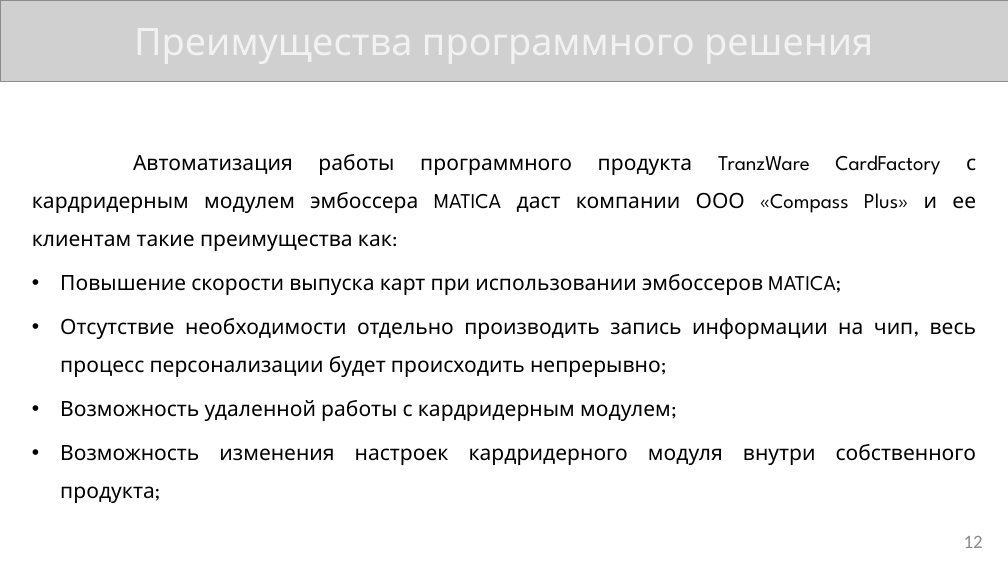
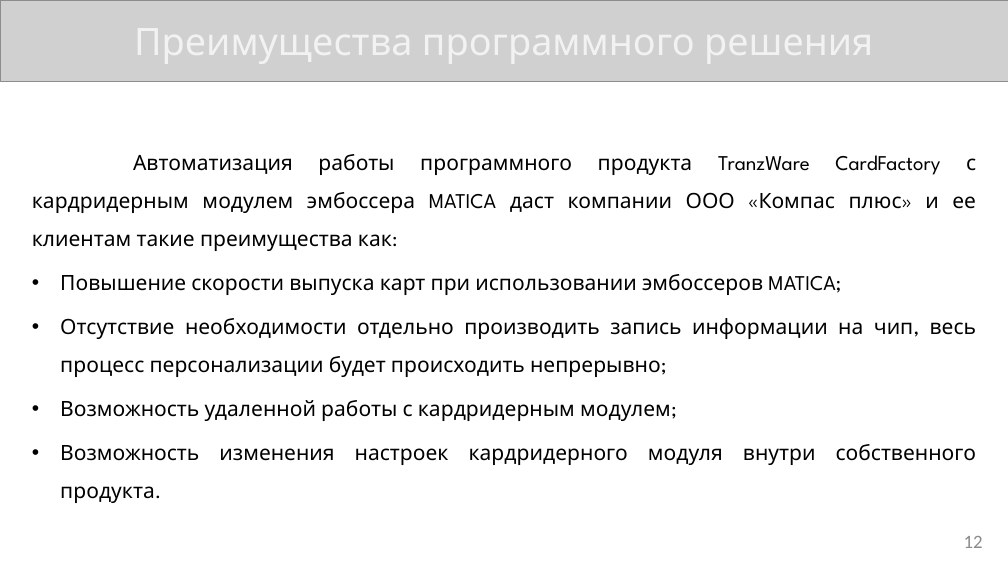
Before and after one commit to KonstantinShemyakin/Diplom, a slide deck: slide 12 of Presentation/NMSTU_Presentation.pptx. Drawn at 1008x567 pixels with LibreOffice and Linux fonts; fonts in the diff are those of the drawing; grey boxes stand for pictures. Boxes give left, top, right and bottom in pixels: in the first picture for what was removed or moved away, otherwise in the second. Text is boxed around its words. In the diff, an @@ line names an element or a change of style, - is before the commit and + after.

```diff
--- a/Presentation/NMSTU_Presentation.pptx
+++ b/Presentation/NMSTU_Presentation.pptx
@@ text at box(32, 154, 976, 251): text changed @@
-Автоматизация работы программного продукта TranzWare CardFactory с кардридерным модулем эмбоссера MATICA даст компании ООО «Compass Plus» и ее клиентам такие преимущества как:
+Автоматизация работы программного продукта TranzWare CardFactory с кардридерным модулем эмбоссера MATICA даст компании ООО «Компас плюс» и ее клиентам такие преимущества как:
@@ text at box(60, 444, 976, 503): text changed @@
-• Возможность изменения настроек кардридерного модуля внутри собственного продукта;
+• Возможность изменения настроек кардридерного модуля внутри собственного продукта.
```
Also in this commit, not shown: 6 other slides changed, 1 other file.
